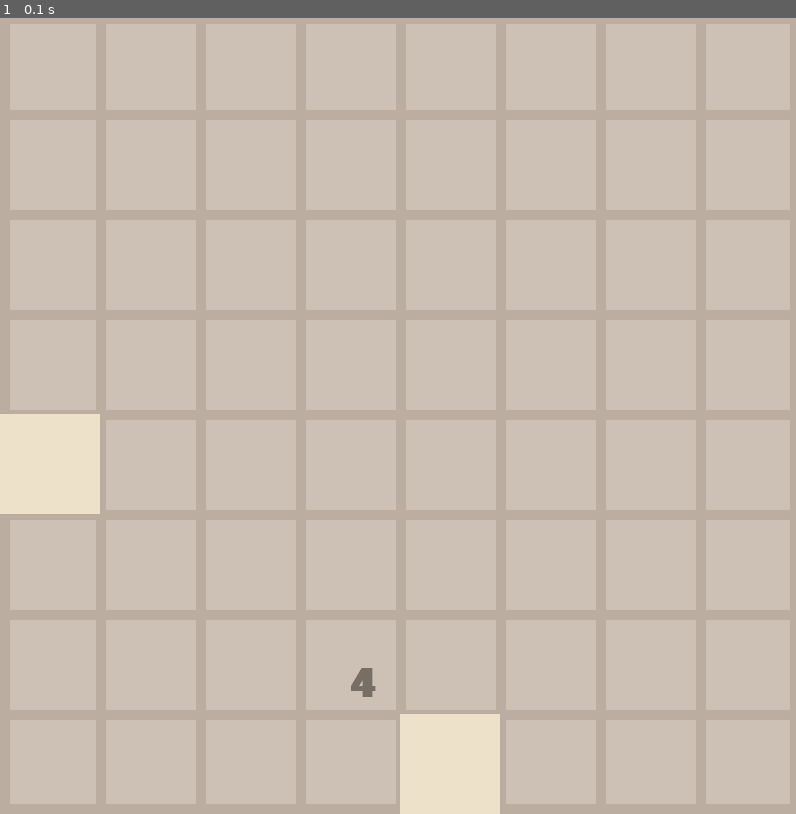
Above: before the commit, frame 1.
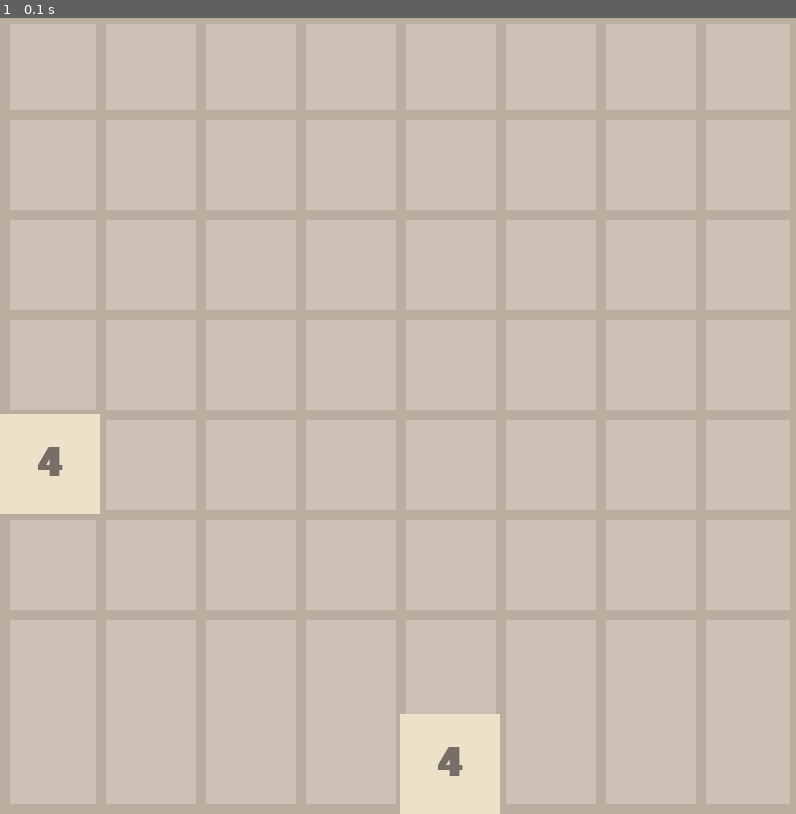
Above: after the commit, the same moment.

Repository: Lxomgns/2048-Pygame
Game: pygame game, started from 2048/main.py
Two runs of this game, one before a commit and one after it. Both use one fixed random seed, a clock stepped at 60 frames per second and the inputs below.
Inputs:
- Up to frame 1 (0.1 s): no input

The runs differ from the first frame. In frame 1, 0.2% of the frame differs, in the area x 4-59%, y 53-96%.

Commit message:
making move tiles

Diff:
--- a/2048/main.py
+++ b/2048/main.py
@@ -56,11 +56,10 @@
     def draw(self, window):
         pygame.draw.rect(window, self.get_color(), (self.x, self.y, RECT_WIDTH, RECT_HEIGHT))
         text = FONT.render(str(self.value), True, FONT_COLOR)
-        #텍스트 위치 왜이럼 수정해야겠다
-        window.blit(text, (self.x-RECT_WIDTH/2, self.y-RECT_HEIGHT/2))
+        window.blit(text, (self.x+RECT_WIDTH/2-text.get_width()/2, self.y+RECT_HEIGHT/2-text.get_height()/2))
 
 def draw_grid(window):
-    for row in range(1, ROWS):
+    for row in range(1, ROWS-1):
         y = row * RECT_HEIGHT
         pygame.draw.line(window, OUTLINE_COLOR, (0, y), (WIDTH, y), OUTLINE_THICKNESS)
 
@@ -82,8 +81,8 @@
     birth = [2,4]
     for i in range(2):
         while (True):
-            row = random.randrange(0, 8)
-            col = random.randrange(0, 8)
+            row = random.randrange(0, ROWS)
+            col = random.randrange(0, COLS)
             if (str(row)+str(col) in tiles):
                 pass
             else:
